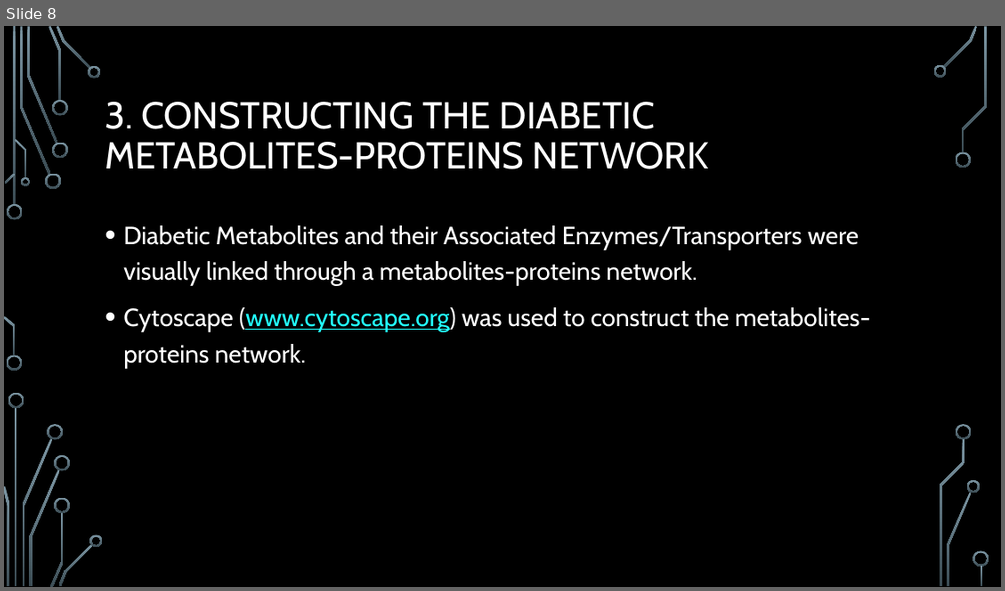
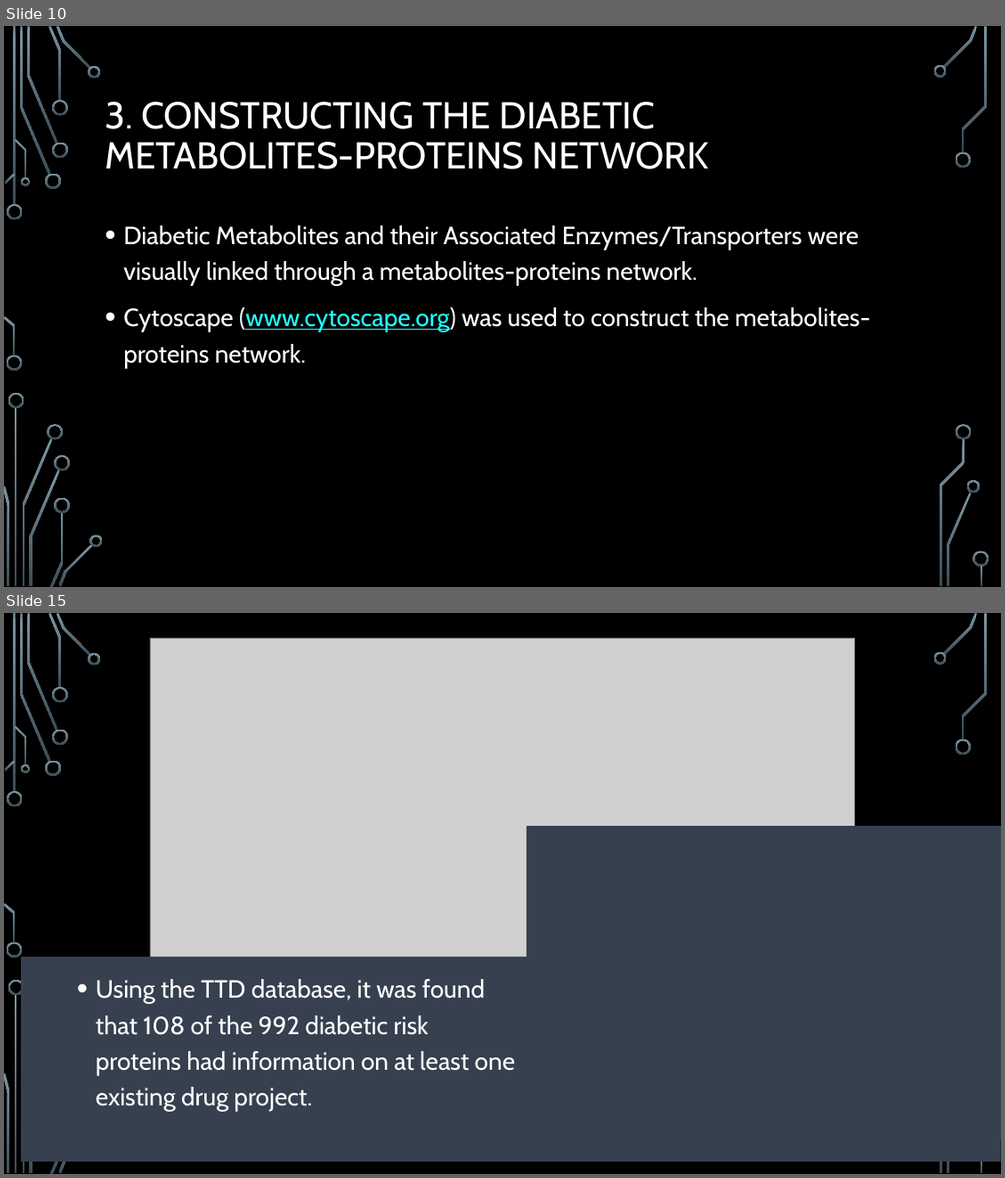
Before and after one commit to dtlehrer/repurp, a slide deck: KeyResources/Zhang_OmicsDataMining/Diabetes_2015/MethodsOverview_ZhangDiabetes.pptx. Shown one above the other, each under a label of ours: slide 8 before the commit, slides 10 and 15 after it; the slides between them are not shown. The pictures are 1005x591 and 1005x1178 pixels, drawn with LibreOffice and Linux fonts; fonts in the diff are those of the drawing; grey boxes stand for pictures; background and template pictures are left out. Boxes give left, top, right and bottom in pixels: in the first picture for what was removed or moved away, otherwise in the second. Text is boxed around its words. In the diff, an @@ line names an element or a change of style, - is before the commit and + after.

```diff
--- a/KeyResources/Zhang_OmicsDataMining/Diabetes_2015/MethodsOverview_ZhangDiabetes.pptx
+++ b/KeyResources/Zhang_OmicsDataMining/Diabetes_2015/MethodsOverview_ZhangDiabetes.pptx
@@ slide 15 added at (x1=4, y1=613, x2=1001, y2=1174), background picture (left out); not listed: 29 template elements that a slide beside it also shows @@
@@ picture added at (x1=150, y1=638, x2=855, y2=1145) @@
@@ rectangle added at (x1=526, y1=826, x2=1001, y2=1139), fill #36404F @@
@@ rectangle added at (x1=21, y1=957, x2=1001, y2=1161), fill #36404F @@
@@ text added at (x1=96, y1=979, x2=515, y2=1111), 24 pt, text #FFFFFF @@
+• Using the TTD database, it was found that 108 of the 992 diabetic risk proteins had information on at least one existing drug project.
@@ what was slide 8 is now slide 10 @@
```
Also in this commit, not shown: 4 slides changed, 19 other slides added.
